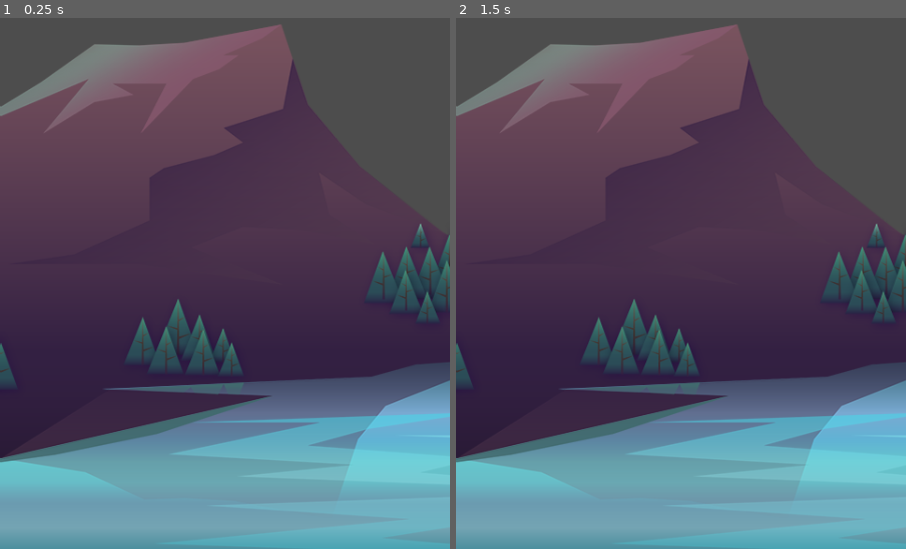
Above: before the commit, frames 1-2 (left to right).
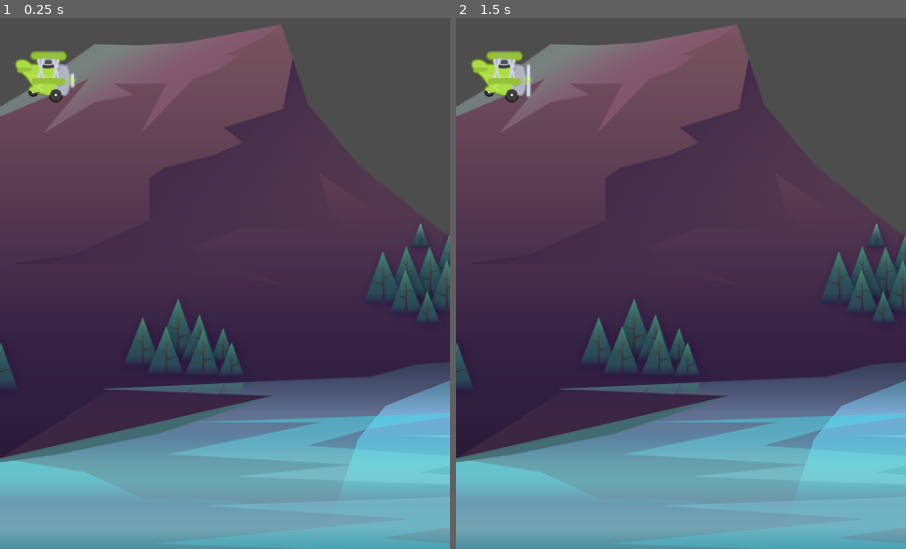
Above: after the commit, the same moments.

Repository: DMAlexander/Tappybird
Game: Godot game, scene res://scenes/game/game.tscn
Two runs of this game, one before a commit and one after it. Both use one fixed random seed, a clock stepped at 60 frames per second and the inputs below.
Inputs:
- Up to frame 1 (0.25 s): no input
- Up to frame 2 (1.5 s): no input

The runs differ from the first frame. In frame 1, 0.8% of the frame differs, in the area x 3-17%, y 6-17%; in frame 2, 0.9%.

Commit message:
Plane scene and resources

Diff:
--- /dev/null
+++ b/assets/plane_frames.tres
@@ -0,0 +1,32 @@
+[gd_resource type="SpriteFrames" load_steps=5 format=3 uid="uid://bnffrpr6yhs5x"]
+
+[ext_resource type="Texture2D" uid="uid://cx6bpqmgkeq3f" path="res://assets/plane/planes_sheet.png" id="1_man3x"]
+
+[sub_resource type="AtlasTexture" id="AtlasTexture_g2r70"]
+atlas = ExtResource("1_man3x")
+region = Rect2(0, 0, 88, 73)
+
+[sub_resource type="AtlasTexture" id="AtlasTexture_imlce"]
+atlas = ExtResource("1_man3x")
+region = Rect2(88, 0, 88, 73)
+
+[sub_resource type="AtlasTexture" id="AtlasTexture_shlia"]
+atlas = ExtResource("1_man3x")
+region = Rect2(176, 0, 88, 73)
+
+[resource]
+animations = [{
+"frames": [{
+"duration": 1.0,
+"texture": SubResource("AtlasTexture_g2r70")
+}, {
+"duration": 1.0,
+"texture": SubResource("AtlasTexture_imlce")
+}, {
+"duration": 1.0,
+"texture": SubResource("AtlasTexture_shlia")
+}],
+"loop": true,
+"name": &"fly",
+"speed": 8.0
+}]
--- a/scenes/game/game.tscn
+++ b/scenes/game/game.tscn
@@ -1,9 +1,13 @@
-[gd_scene load_steps=2 format=3 uid="uid://bxcqp3buw8ei1"]
+[gd_scene load_steps=3 format=3 uid="uid://bxcqp3buw8ei1"]
 
 [ext_resource type="Texture2D" uid="uid://6pssj6a6qxij" path="res://assets/background/rocks_2.png" id="1_mw4nc"]
+[ext_resource type="PackedScene" uid="uid://g1xgrvvmt5j7" path="res://scenes/plane/plane.tscn" id="2_m2wlm"]
 
 [node name="Game" type="Node2D"]
 
 [node name="Sprite2D" type="Sprite2D" parent="."]
 position = Vector2(321, 322)
 texture = ExtResource("1_mw4nc")
+
+[node name="Plane" parent="." instance=ExtResource("2_m2wlm")]
+position = Vector2(48, 350)
--- /dev/null
+++ b/scenes/plane/plane.tscn
@@ -0,0 +1,40 @@
+[gd_scene load_steps=6 format=3 uid="uid://g1xgrvvmt5j7"]
+
+[ext_resource type="Texture2D" uid="uid://cx6bpqmgkeq3f" path="res://assets/plane/planes_sheet.png" id="1_wkfrl"]
+
+[sub_resource type="AtlasTexture" id="AtlasTexture_2yhxi"]
+atlas = ExtResource("1_wkfrl")
+region = Rect2(0, 0, 88, 73)
+
+[sub_resource type="AtlasTexture" id="AtlasTexture_40hsh"]
+atlas = ExtResource("1_wkfrl")
+region = Rect2(88, 0, 88, 73)
+
+[sub_resource type="AtlasTexture" id="AtlasTexture_rl6ic"]
+atlas = ExtResource("1_wkfrl")
+region = Rect2(176, 0, 88, 73)
+
+[sub_resource type="SpriteFrames" id="SpriteFrames_i2wnw"]
+animations = [{
+"frames": [{
+"duration": 1.0,
+"texture": SubResource("AtlasTexture_2yhxi")
+}, {
+"duration": 1.0,
+"texture": SubResource("AtlasTexture_40hsh")
+}, {
+"duration": 1.0,
+"texture": SubResource("AtlasTexture_rl6ic")
+}],
+"loop": true,
+"name": &"fly",
+"speed": 8.0
+}]
+
+[node name="Plane" type="CharacterBody2D"]
+
+[node name="AnimatedSprite2D" type="AnimatedSprite2D" parent="."]
+scale = Vector2(0.75, 0.75)
+sprite_frames = SubResource("SpriteFrames_i2wnw")
+animation = &"fly"
+autoplay = "fly"
